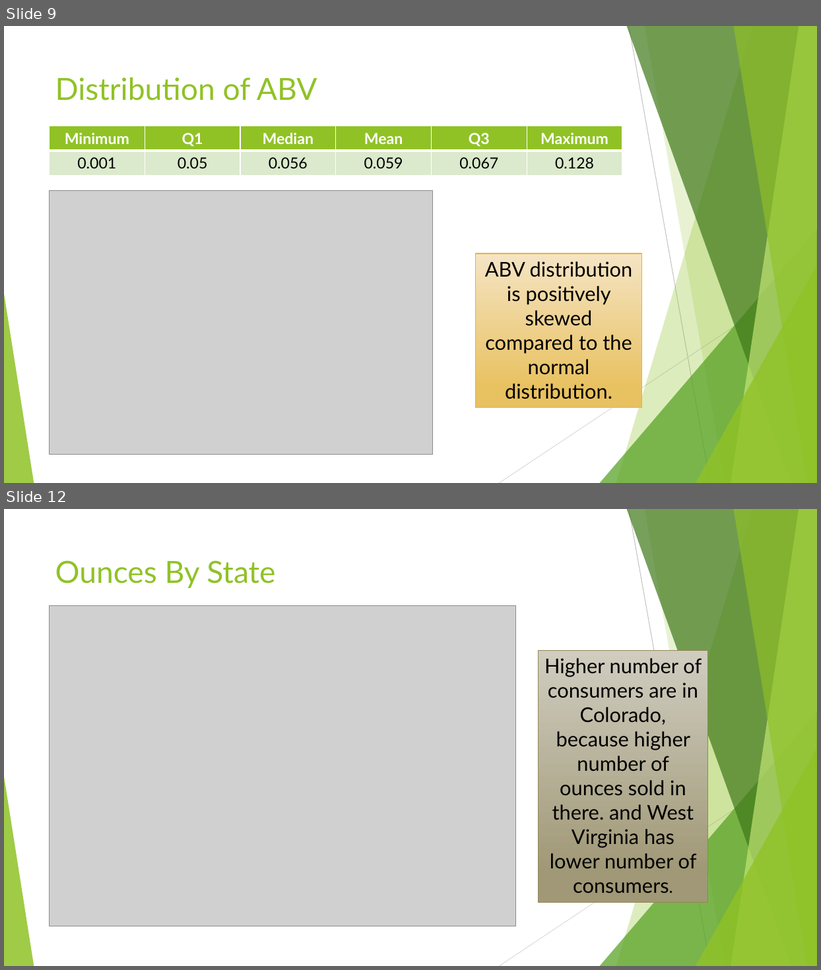
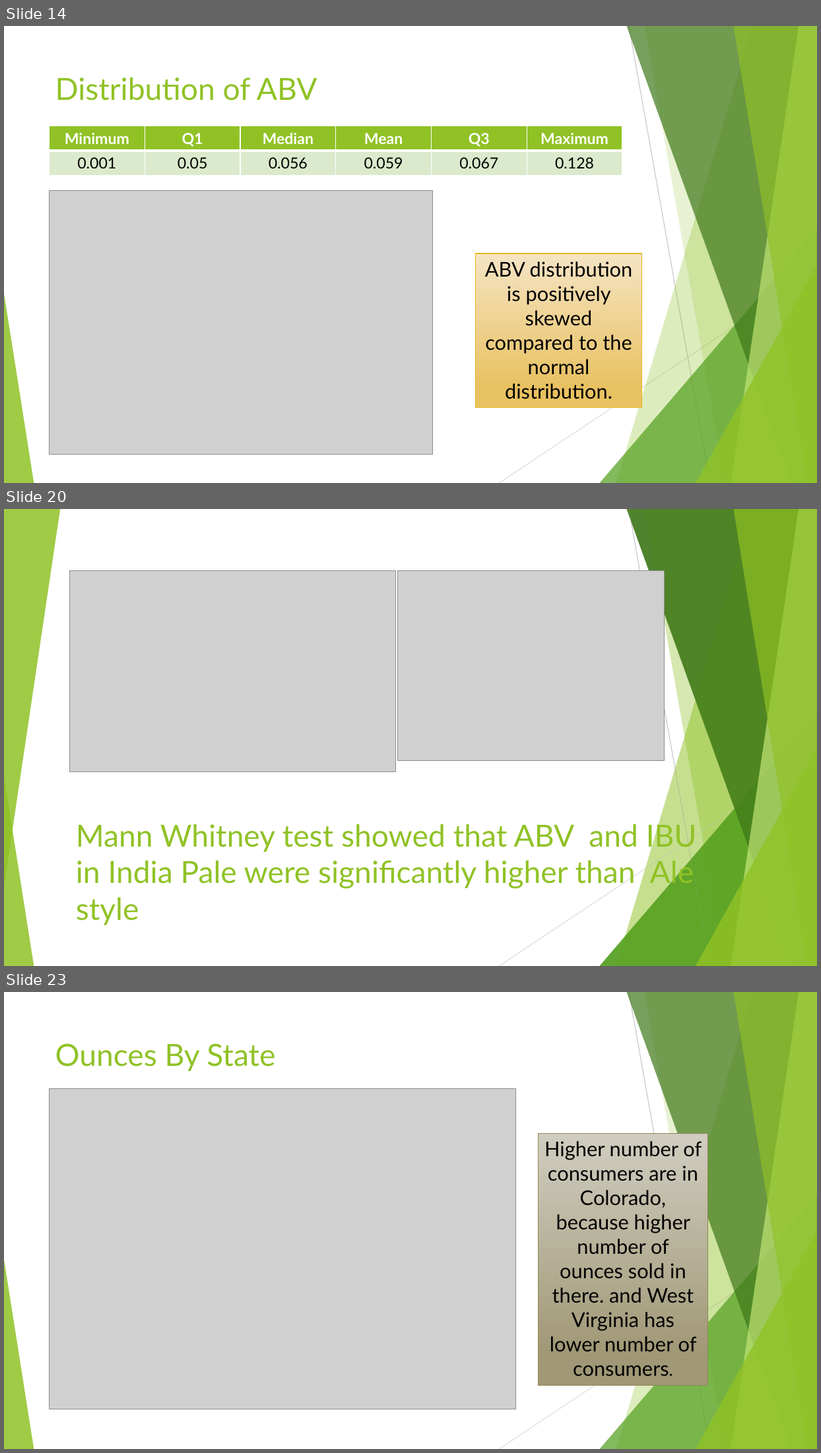
Before and after one commit to Omehrpour/R_proj_beer_market-, a slide deck: CaseStudy01.pptx. Shown one above the other, each under a label of ours: slides 9 and 12 before the commit, slides 14, 20 and 23 after it; the slides between them are not shown. The pictures are 821x970 and 821x1453 pixels, drawn with LibreOffice and Linux fonts; fonts in the diff are those of the drawing; grey boxes stand for pictures. Boxes give left, top, right and bottom in pixels: in the first picture for what was removed or moved away, otherwise in the second. Text is boxed around its words. In the diff, an @@ line names an element or a change of style, - is before the commit and + after.

```diff
--- a/CaseStudy01.pptx
+++ b/CaseStudy01.pptx
@@ slide 20 added at (x1=4, y1=509, x2=817, y2=966), background #FFFFFF; not listed: 8 template elements that a slide beside it also shows @@
@@ group added at (x1=4, y1=509, x2=817, y2=966): 5 freeform shapes, 3 triangles, 2 lines @@
@@ picture added at (x1=70, y1=570, x2=395, y2=772) @@
@@ picture added at (x1=398, y1=570, x2=665, y2=761) @@
@@ title added at (x1=76, y1=821, x2=697, y2=925), 36 pt, text #90C226 @@
+Mann Whitney test showed that ABV and IBU in India Pale were significantly higher than Ale style
@@ what was slide 9 is now slide 14 @@
@@ what was slide 12 is now slide 23 @@
```
Also in this commit, not shown: 3 slides changed, 13 other slides added, 1 slide removed.
